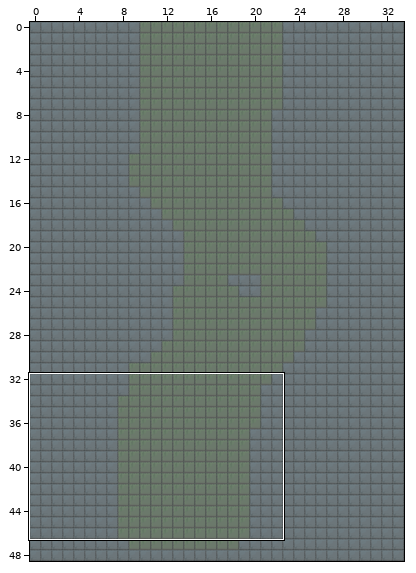
Level history. Tiled map (JSON): asset/map/first_room.json. Above: a wide view before the commit, with the close-up outlined.
Close-up. First the earlier version:
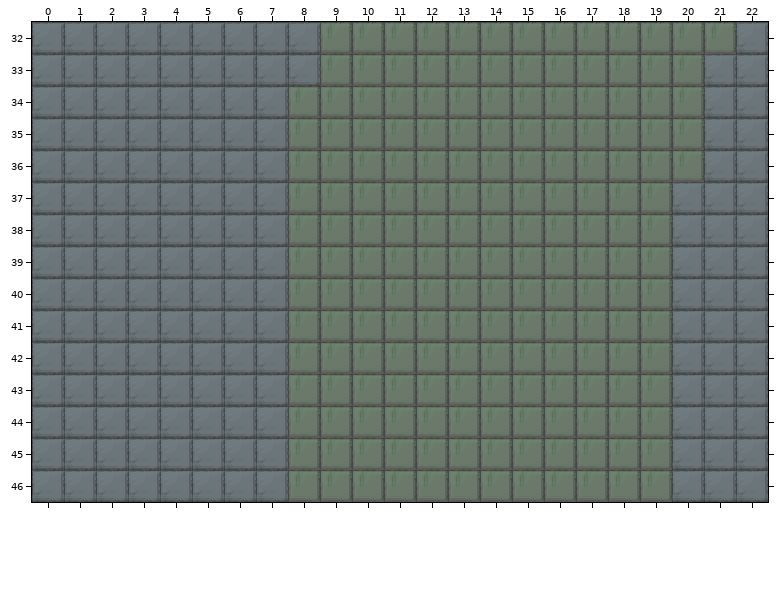
Cells are 32x32 px. Shown: x 0..22, y 32..46.
After the commit:
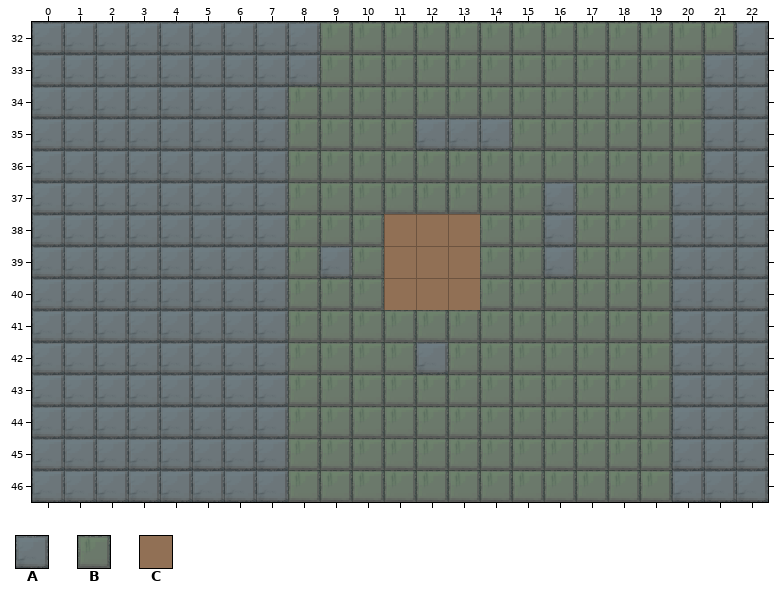
Key: from "set1": A 9, B 10, C 12.
_ is an empty cell.
From old to new:
Layer "Background":
Tile C replaces tile B in rows 38 to 40 at x 11 to 13.
Layer "Foreground":
Tile A is added in row 35 at x 12 to 14; in rows 37 to 38 at x 16; in row 39 at x 9 and 16; in row 42 at x 12.
Changed places in both close-ups, as pixel boxes (x1, y1, x2, y2):
added: (416, 118, 512, 150)
added: (544, 182, 576, 278)
changed: (384, 214, 480, 310)
added: (320, 246, 352, 278)
added: (416, 342, 448, 374)
